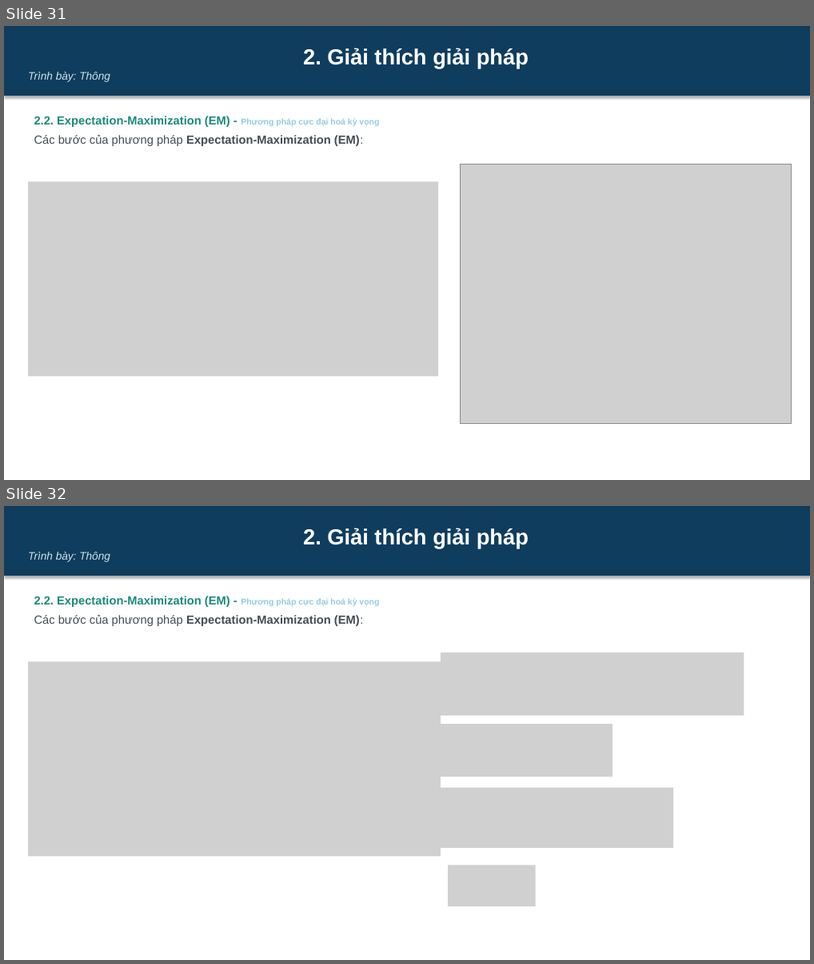
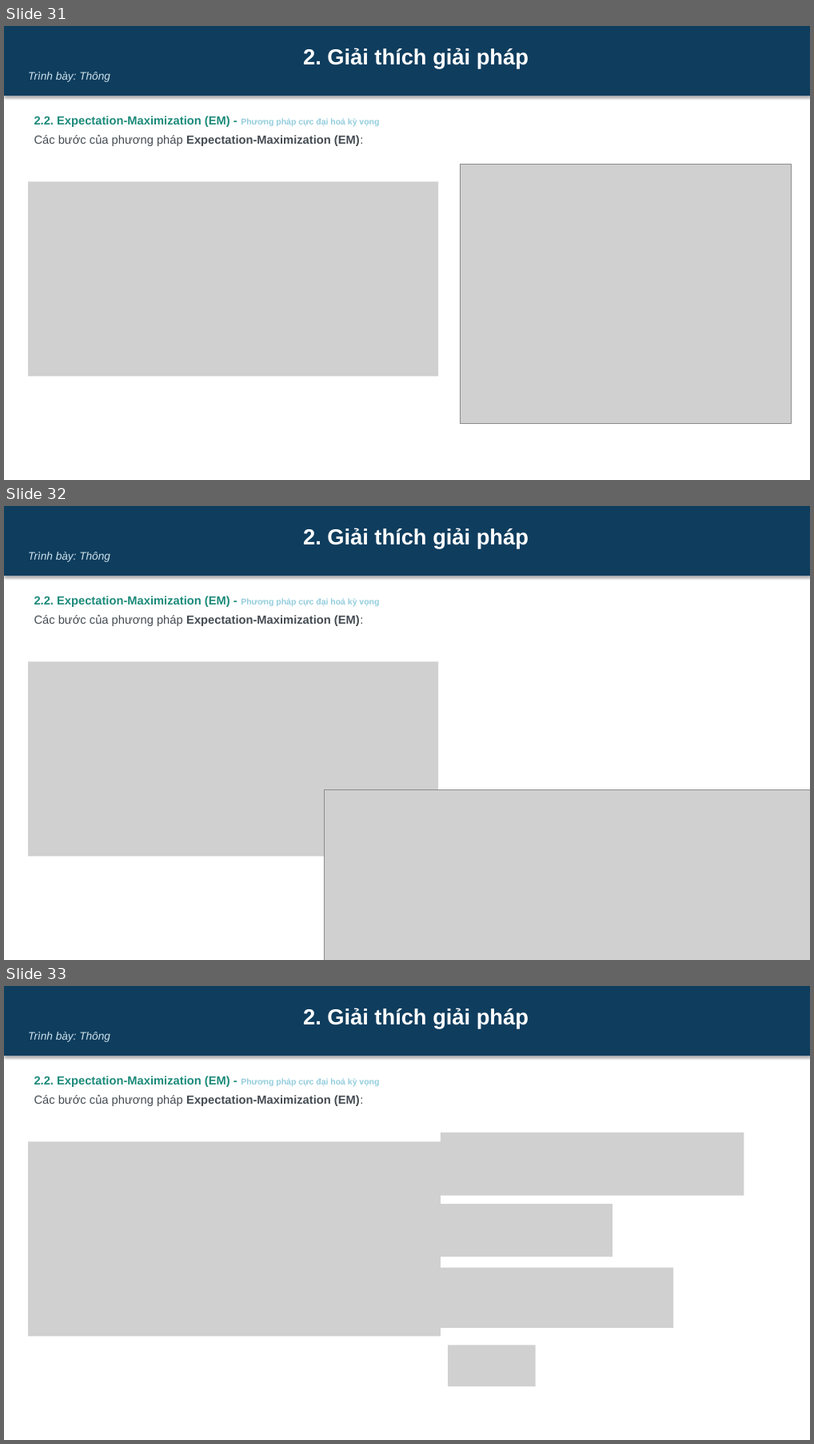
Before and after one commit to dinhdatthong1809/gaussian-mixture-model, a slide deck: Slide.pptx. Shown one above the other, each under a label of ours: slides 31 and 32 before the commit, slides 31, 32 and 33 after it. The pictures are 814x964 and 814x1444 pixels, drawn with LibreOffice and Linux fonts; fonts in the diff are those of the drawing; grey boxes stand for pictures. Boxes give left, top, right and bottom in pixels: in the first picture for what was removed or moved away, otherwise in the second. Text is boxed around its words. In the diff, an @@ line names an element or a change of style, - is before the commit and + after.

Commit message:
go

```diff
--- a/Slide.pptx
+++ b/Slide.pptx
@@ slide 32 added at box(4, 506, 810, 960), background #FFFFFF @@
@@ rectangle added at box(4, 506, 810, 576), fill #0F3D5E, 26 pt, text #FFFFFF, bold @@
+2. Giải thích giải pháp
+Trình bày: Thông
@@ text added at box(34, 596, 379, 626), 14 pt, text #444B52, bold @@
+2.2. Expectation-Maximization (EM) - Phương pháp cực đại hoá kỳ vọng
+Các bước của phương pháp Expectation-Maximization (EM):
@@ picture added at box(28, 661, 439, 856) @@
@@ picture added at box(325, 790, 810, 960) @@
@@ what was slide 32 is now slide 33 @@
```
